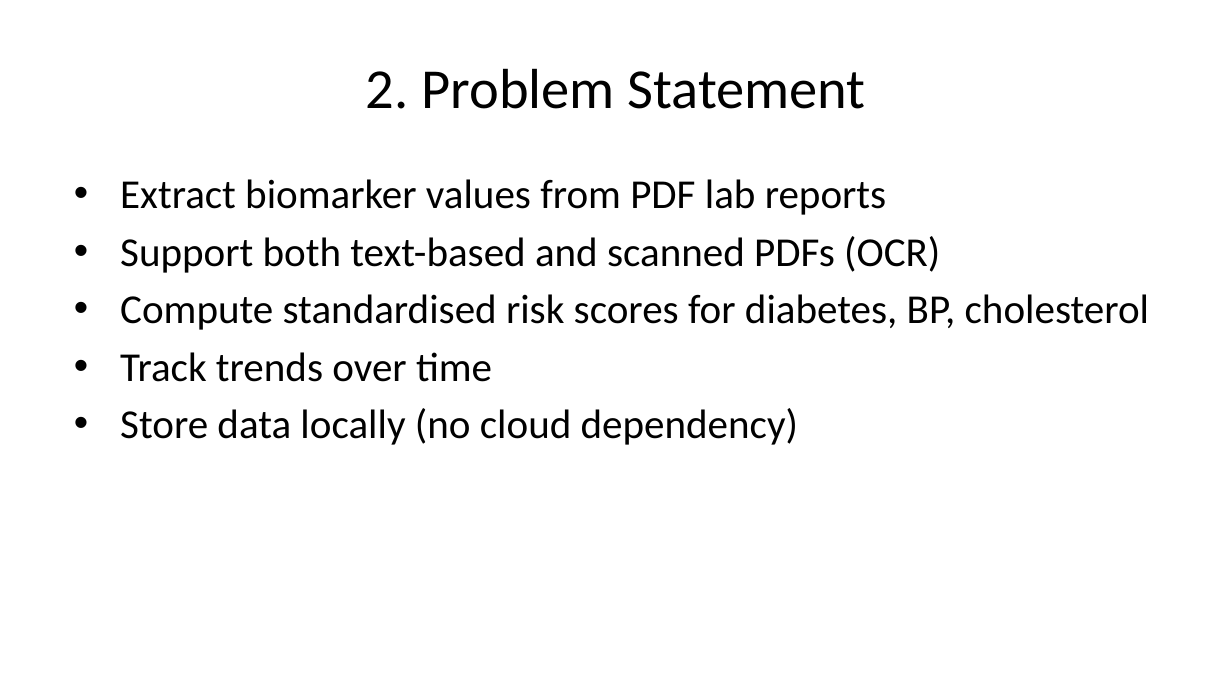
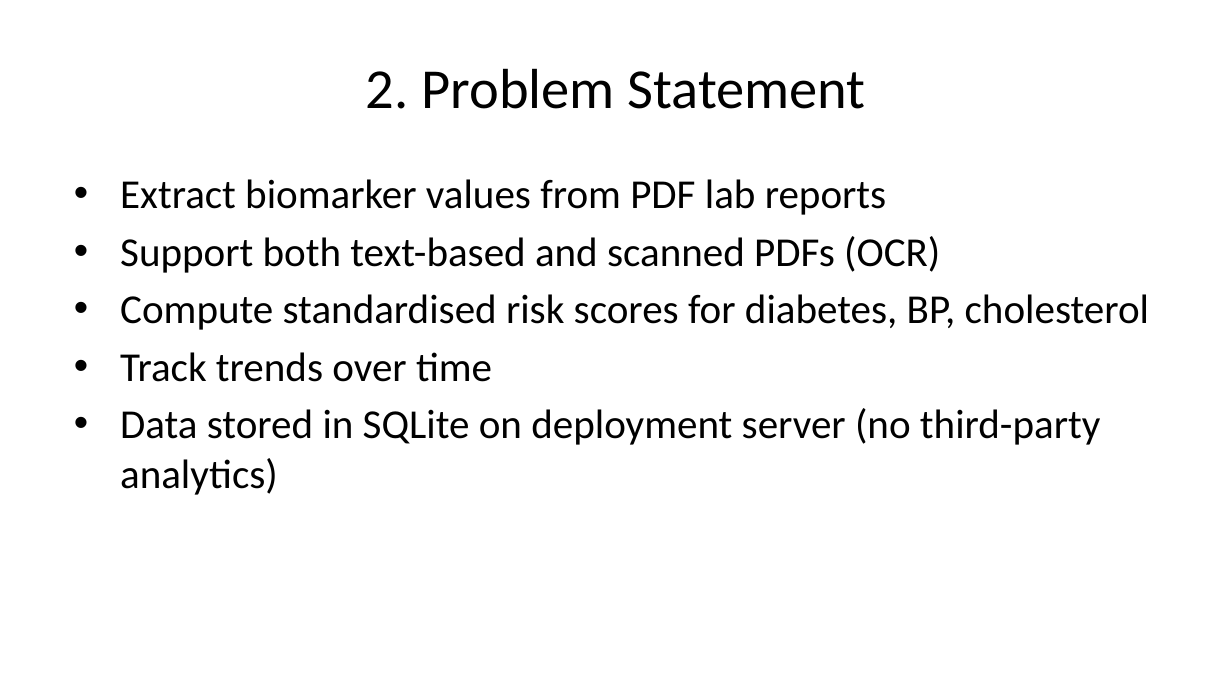
Before and after one commit to itsmehari/MedGuardian, a slide deck: slide 4 of MedGuardian_Presentation.pptx. Drawn at 1232x693 pixels with LibreOffice and Linux fonts; fonts in the diff are those of the drawing. Boxes give left, top, right and bottom in pixels: in the first picture for what was removed or moved away, otherwise in the second. Text is boxed around its words. In the diff, an @@ line names an element or a change of style, - is before the commit and + after.

```diff
--- a/MedGuardian_Presentation.pptx
+++ b/MedGuardian_Presentation.pptx
@@ text at (120,408,1100,495): text changed @@
-• Store data locally (no cloud dependency)
+• Data stored in SQLite on deployment server (no third-party analytics)
```
Also in this commit, not shown: 8 other slides changed, 2 slides added, 4 other files.
